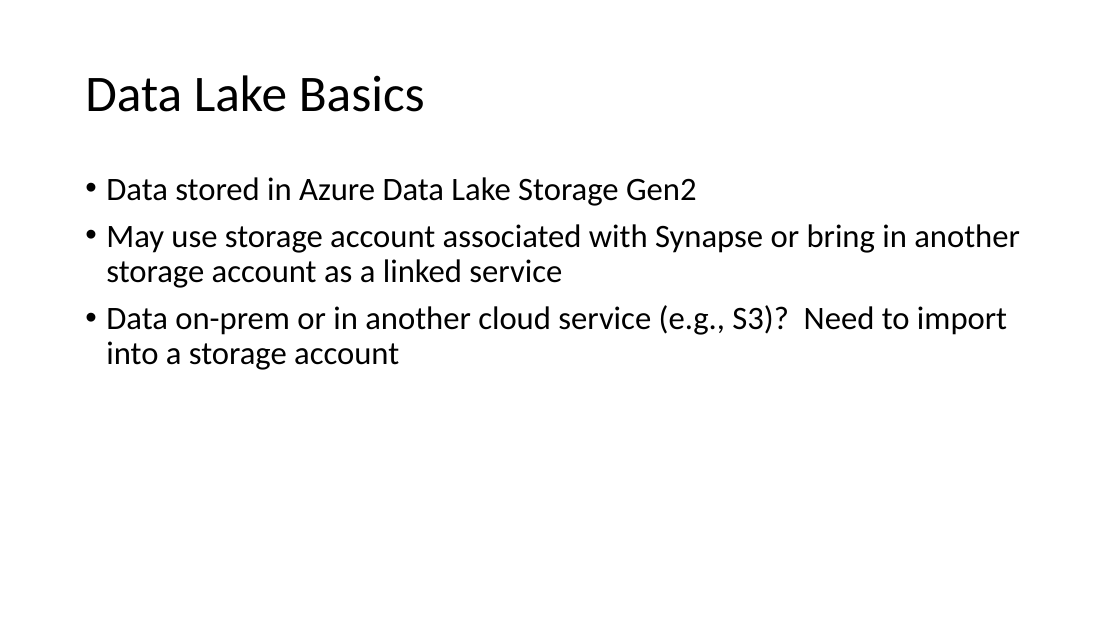
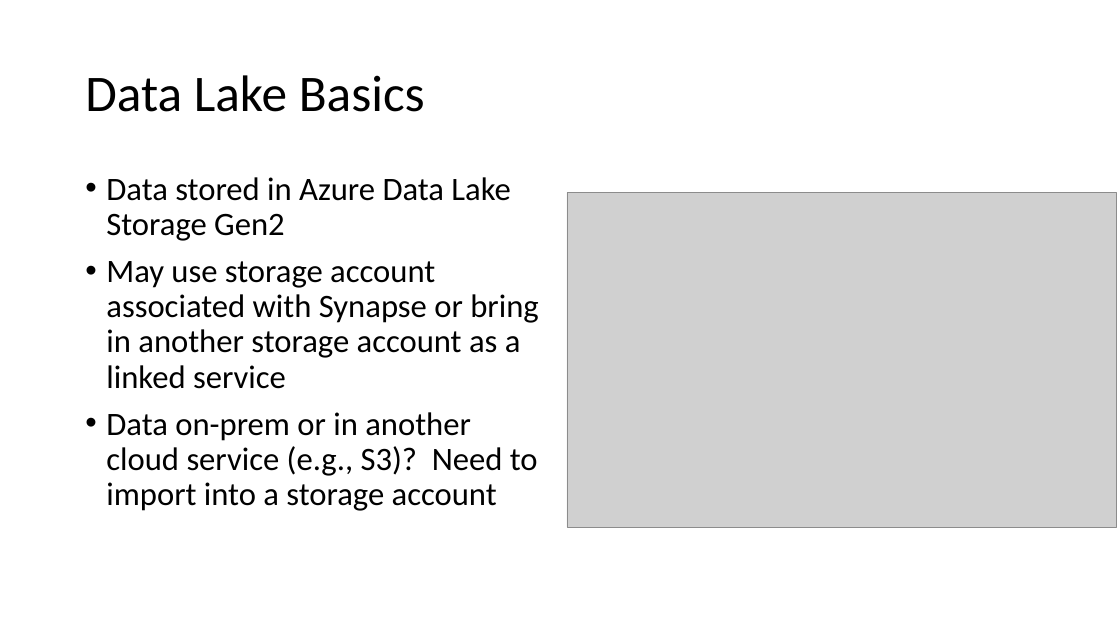
Before and after one commit to solliancenet/precon-synapse-power-bi, a slide deck: slide 48 of Slides/02 - Synapse Development.pptx. Drawn at 1120x630 pixels with LibreOffice and Linux fonts; fonts in the diff are those of the drawing; grey boxes stand for pictures. Boxes give left, top, right and bottom in pixels: in the first picture for what was removed or moved away, otherwise in the second. Text is boxed around its words. In the diff, an @@ line names an element or a change of style, - is before the commit and + after.

```diff
--- a/Slides/02 - Synapse Development.pptx
+++ b/Slides/02 - Synapse Development.pptx
@@ text "Data stored in Azure Data ..." rewrapped from [106,177,1020,370] to [106,177,538,511] @@
@@ picture added at [567,192,1117,527] @@
```
Also in this commit, not shown: 8 other slides changed, 1 other file.
